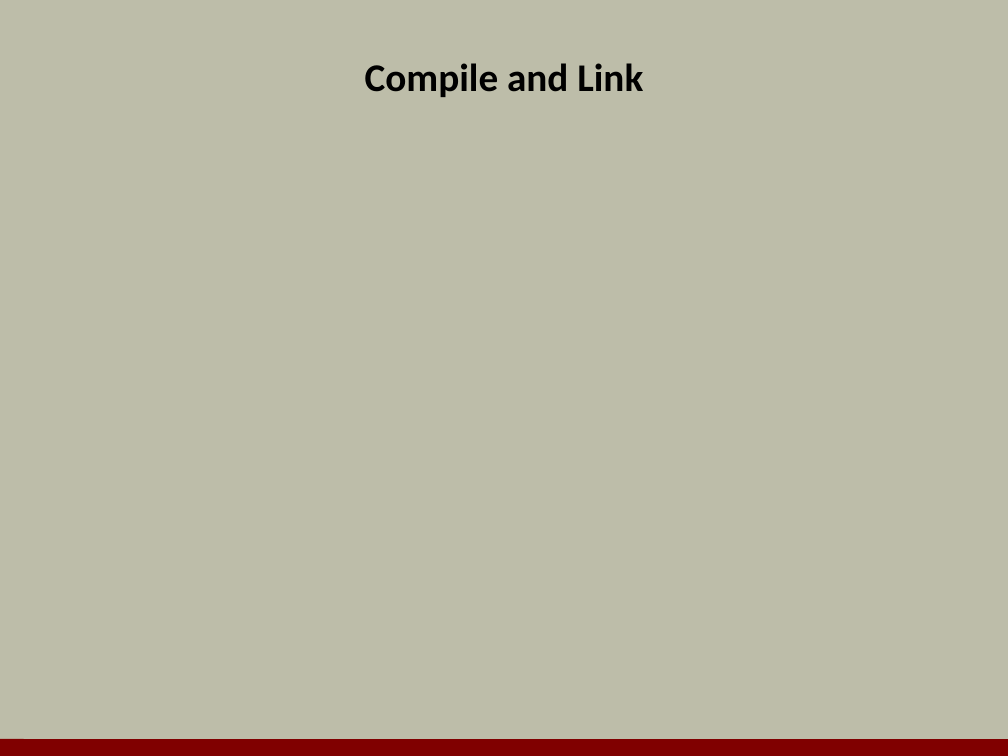
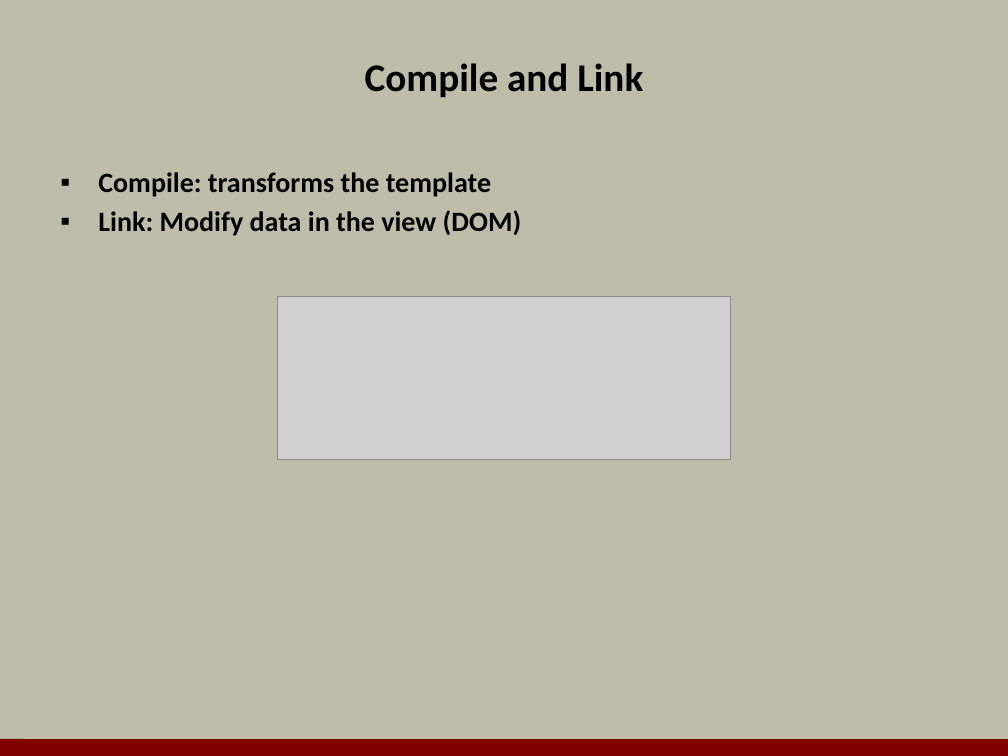
Before and after one commit to OdeToCode/classes, a slide deck: slide 11 of angularjs/slides/05_Directives.pptx (slide 19 before the commit). Drawn at 1008x756 pixels with LibreOffice and Linux fonts; fonts in the diff are those of the drawing; grey boxes stand for pictures; background and template pictures are left out. Boxes give left, top, right and bottom in pixels: in the first picture for what was removed or moved away, otherwise in the second. Text is boxed around its words. In the diff, an @@ line names an element or a change of style, - is before the commit and + after.

```diff
--- a/angularjs/slides/05_Directives.pptx
+++ b/angularjs/slides/05_Directives.pptx
@@ text added at (98,172,522,236), 20 pt, text #000000, bold @@
+▪ Compile: transforms the template
+▪ Link: Modify data in the view (DOM)
@@ picture added at (277,296,731,459) @@
```
Also in this commit, not shown: 9 other slides changed, 3 slides added, 9 slides removed, 1 other file.
